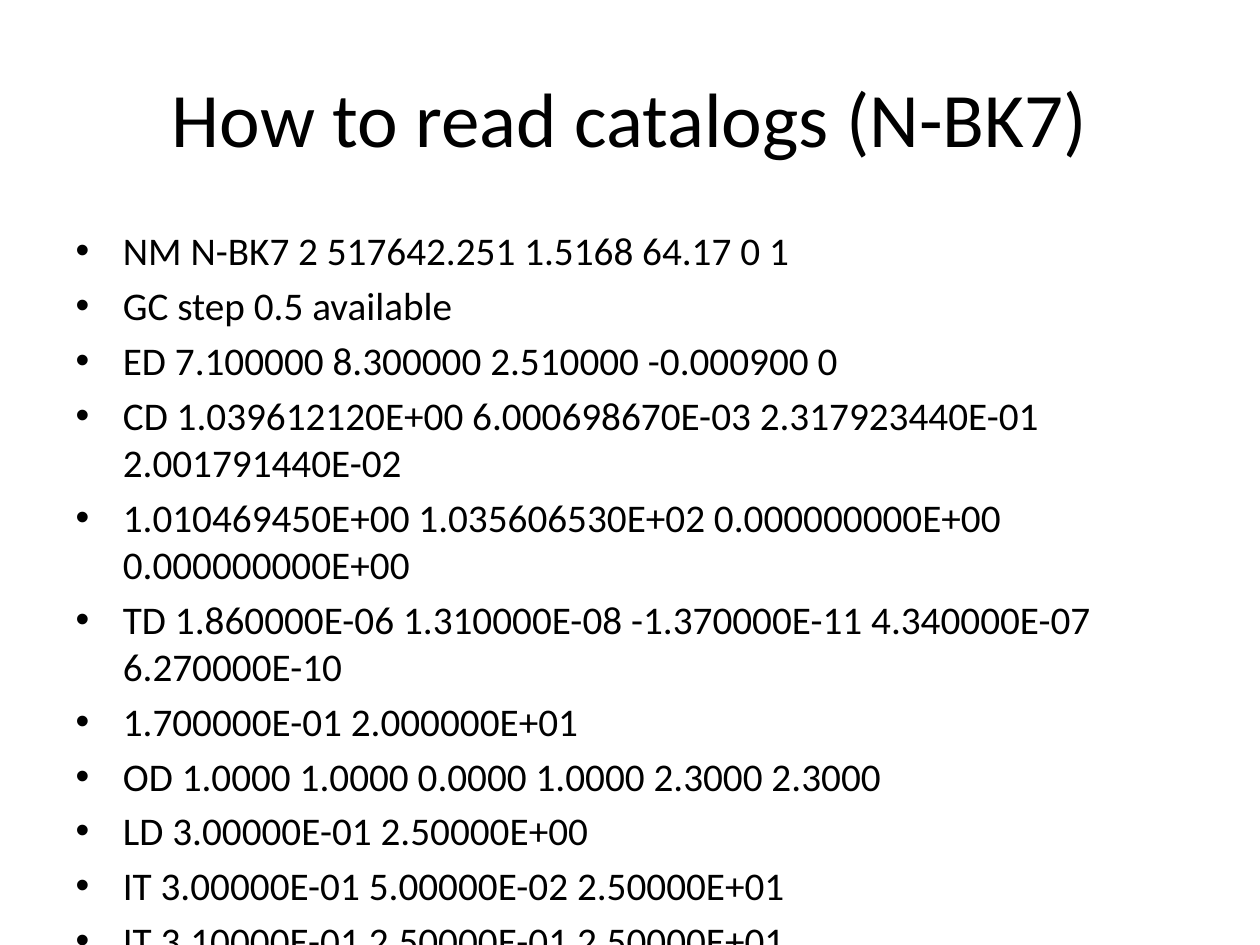
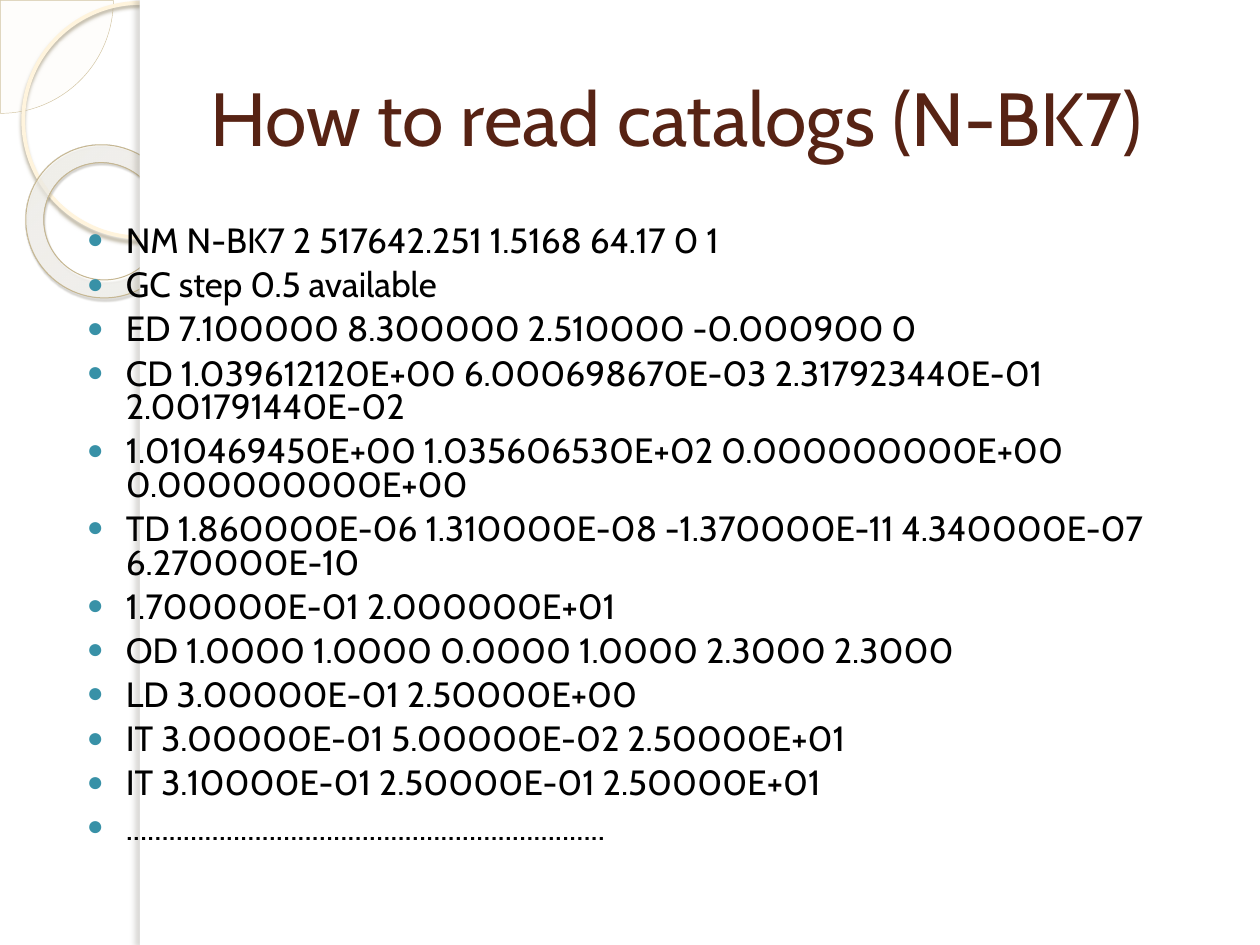
Before and after one commit to rid181198/optical-properties, a slide deck: slide 7 of Optical analysis of different glass types.pptx. Drawn at 1260x945 pixels with LibreOffice and Linux fonts; fonts in the diff are those of the drawing; background and template pictures are left out. Boxes give left, top, right and bottom in pixels: in the first picture for what was removed or moved away, otherwise in the second. Text is boxed around its words. In the diff, an @@ line names an element or a change of style, - is before the commit and + after.

```diff
--- a/Optical analysis of different glass types.pptx
+++ b/Optical analysis of different glass types.pptx
@@ pie slice (boxed as its full ellipse) added at (0, 0, 113, 113), fill #FEFAF4 at 33% opacity, outline #D3C39F 0.25 pt @@
@@ ellipse added at (23, 3, 257, 237), outline #FFF5DE 2.15 pt @@
@@ rectangle added at (140, 0, 1260, 945), fill #FFFFFF @@
@@ rectangle added at (140, 0, 150, 945), fill #FFFFFF @@
@@ title "How to read catalogs (N-BK7)": place and size @@
-title "How to read catalogs (N-BK7)" at (172, 91, 1087, 161)
+title "How to read catalogs (N-BK7)" at (210, 89, 1141, 162)
@@ title "How to read catalogs (N-BK7)" at (210, 89, 1141, 162): size 44 to 43 pt, font Calibri to Cabin, text colour #000000 to #572314; alignment centre to left @@
@@ donut added at (0, 113, 211, 329), fill gradient #FFFCF6 to #FFFEFB to #F0D28E, outline #C7B893 0.58 pt @@
@@ text "NM N-BK7 2 517642.251 1.5168 ..." at (126, 228, 1143, 796): size 22.4 to 20 pt, font Calibri to Cabin; bullet • to ●; line spacing 1 to 0.8; more space between paragraphs @@
```
Also in this commit, not shown: 11 other slides changed, 6 slides added, 2 slides removed, 1 other file.
